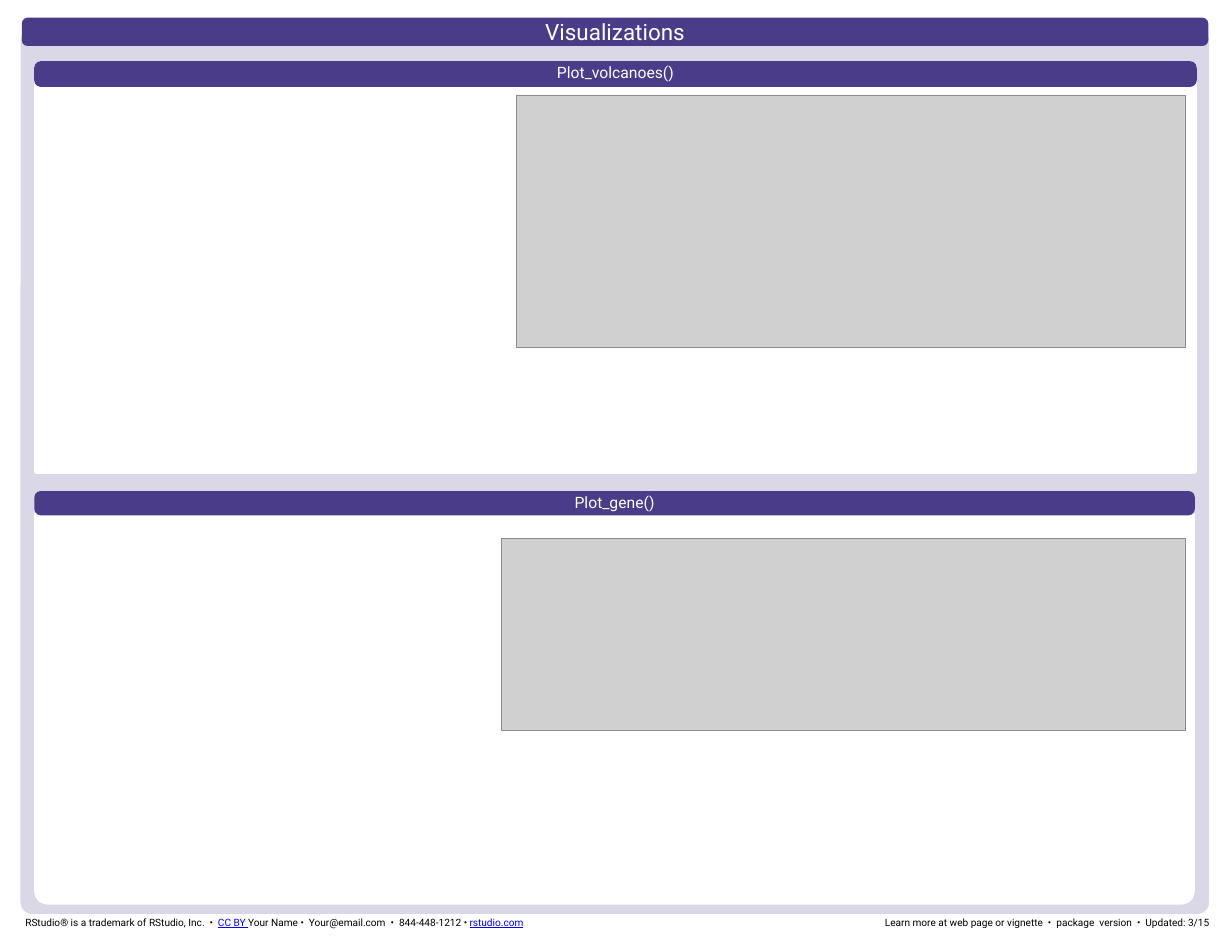
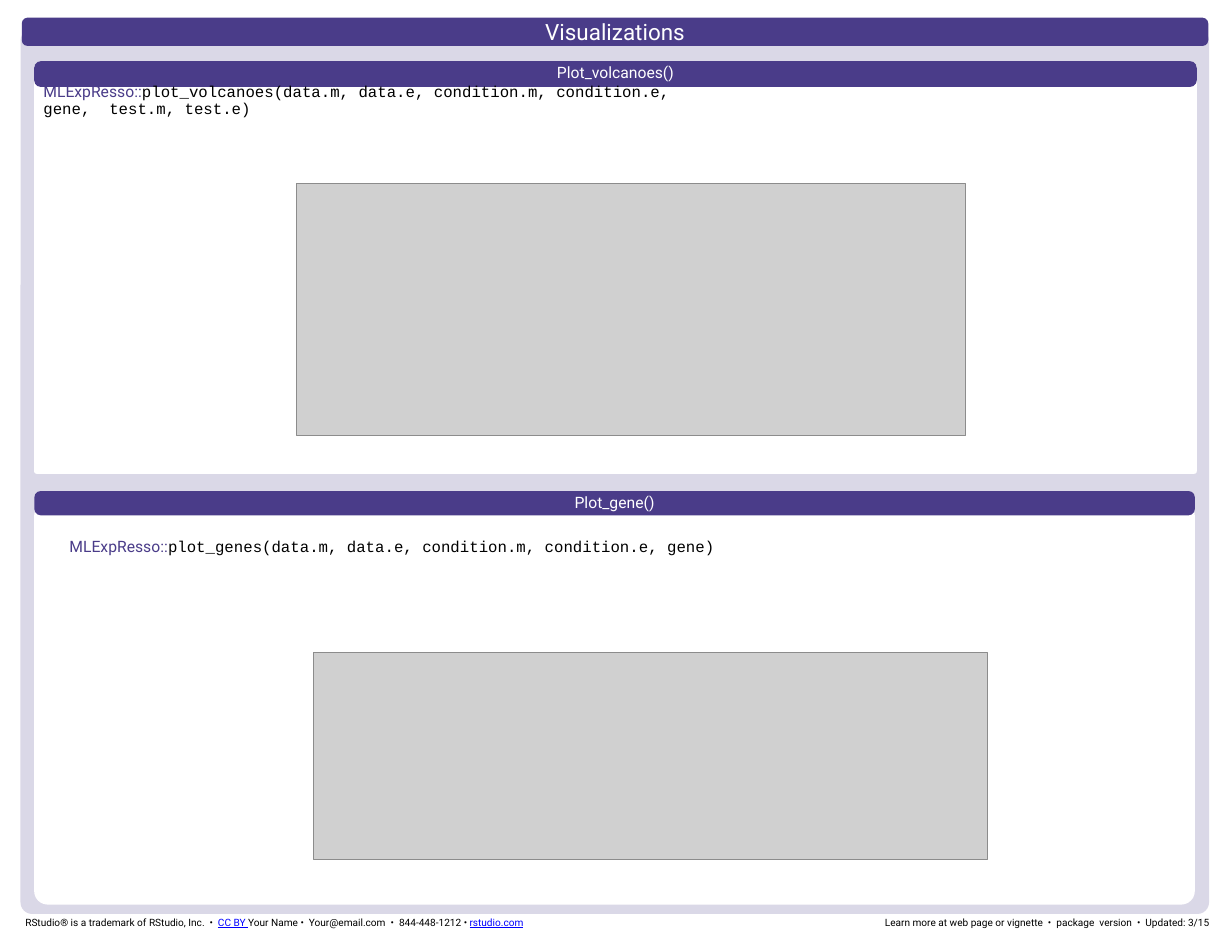
Before and after one commit to geneticsMiNIng/MLGenSig, a slide deck: slide 2 of Cheatsheet/MLExpResso-cheatsheet.pptx. Drawn at 1232x952 pixels with LibreOffice and Linux fonts; fonts in the diff are those of the drawing; grey boxes stand for pictures. Boxes give left, top, right and bottom in pixels: in the first picture for what was removed or moved away, otherwise in the second. Text is boxed around its words. In the diff, an @@ line names an element or a change of style, - is before the commit and + after.

```diff
--- a/Cheatsheet/MLExpResso-cheatsheet.pptx
+++ b/Cheatsheet/MLExpResso-cheatsheet.pptx
@@ text added at (43,84,669,118), 14 pt, text #000000 @@
+MLExpResso::plot_volcanoes(data.m, data.e, condition.m, condition.e, gene, test.m, test.e)
@@ picture: place and size @@
-picture at (516,96,1185,348)
+picture at (297,184,966,436)
@@ picture removed at (502,538,1185,730) @@
@@ text added at (69,540,714,556), 14 pt, text #000000 @@
+MLExpResso::plot_genes(data.m, data.e, condition.m, condition.e, gene)
@@ picture added at (314,652,988,859) @@
```
Also in this commit, not shown: 1 other slide changed, 2 slides removed, 4 other files.
